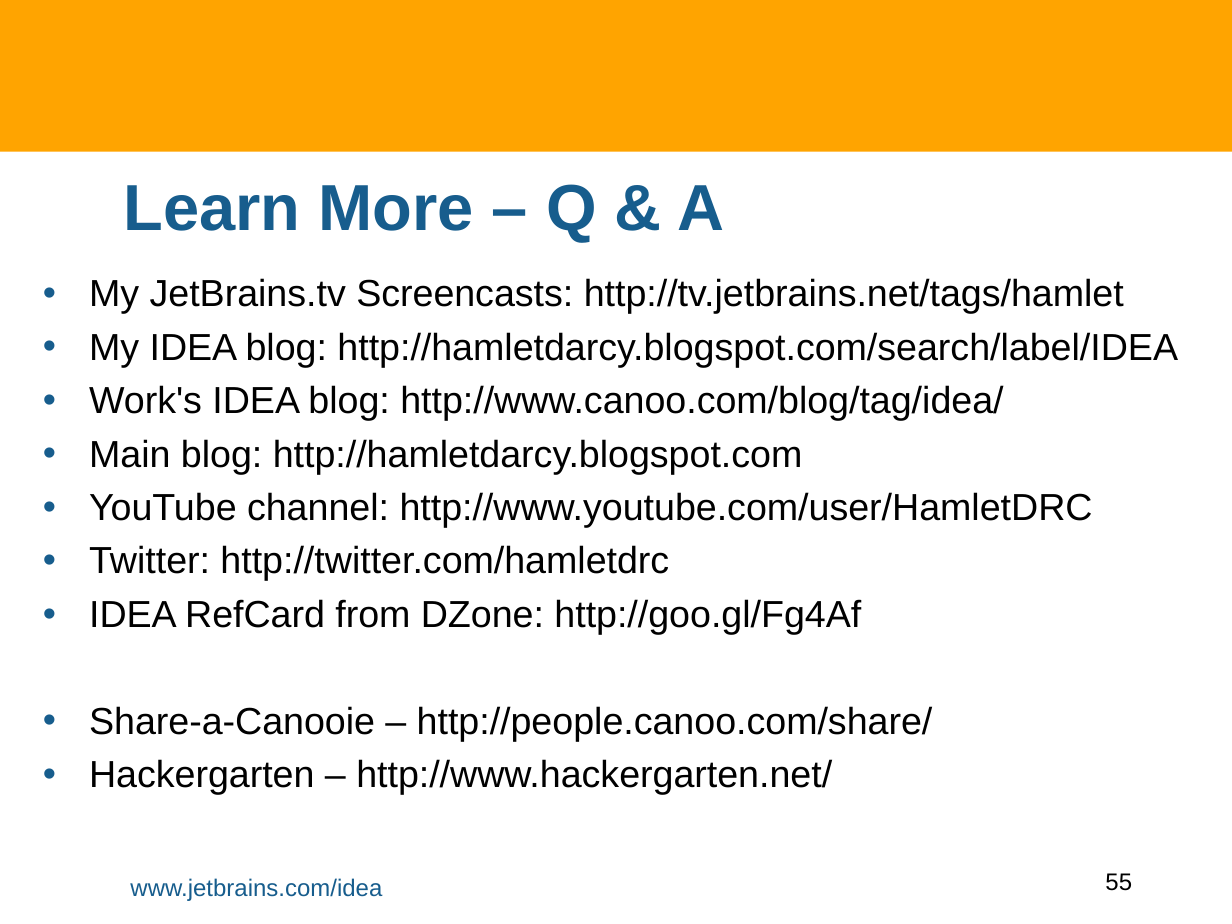
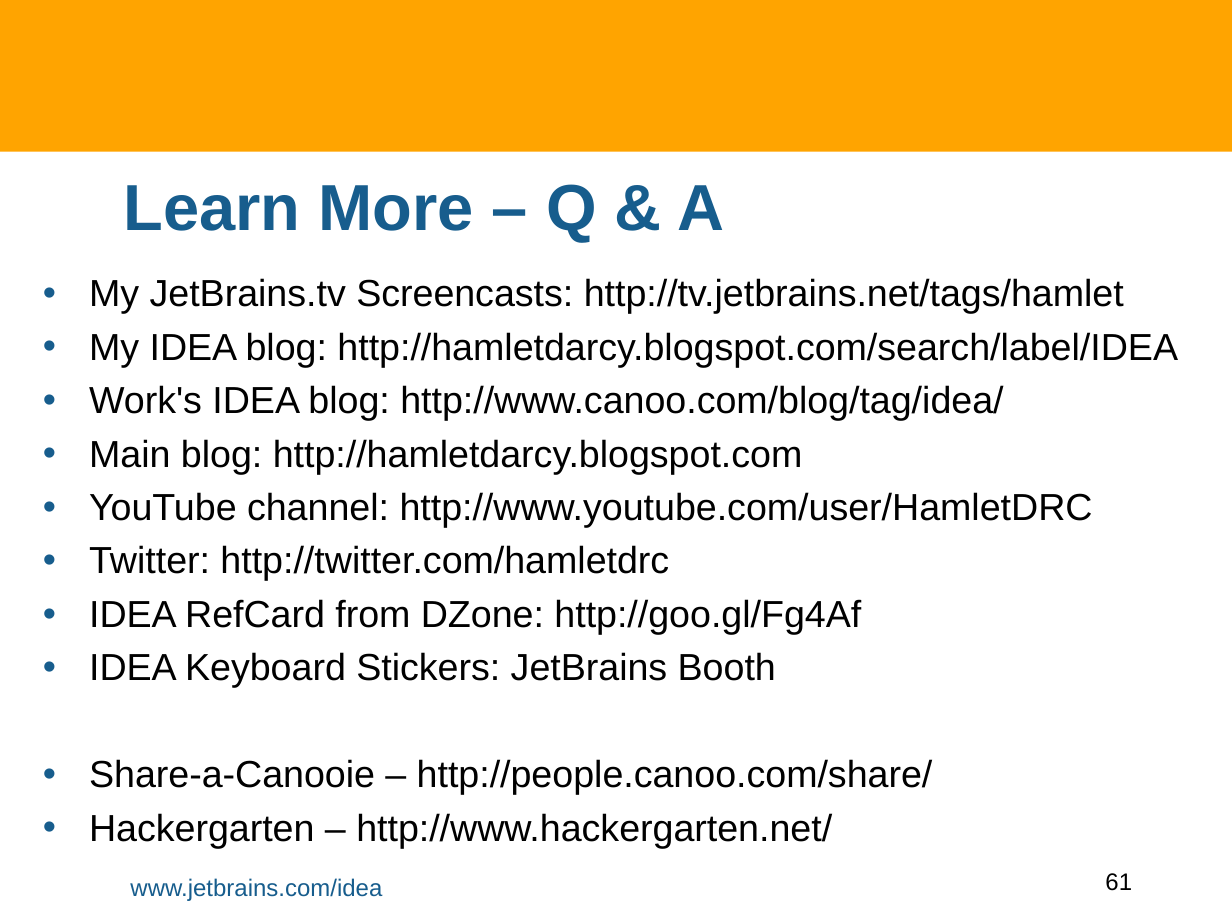
Before and after one commit to HamletDRC/presentations, a slide deck: slide 61 of staticanalysis/StaticAnalysisInIDEA.odp (slide 55 before the commit). Drawn at 1232x924 pixels with LibreOffice and Linux fonts; fonts in the diff are those of the drawing; background and template pictures are left out. Boxes give left, top, right and bottom in pixels: in the first picture for what was removed or moved away, otherwise in the second. Text is boxed around its words. In the diff, an @@ line names an element or a change of style, - is before the commit and + after.

```diff
--- a/staticanalysis/StaticAnalysisInIDEA.odp
+++ b/staticanalysis/StaticAnalysisInIDEA.odp
@@ text at bbox=[89, 652, 776, 688]: paragraph added @@
+• IDEA Keyboard Stickers: JetBrains Booth
@@ page number at bbox=[1105, 873, 1132, 891]: text changed @@
-55
+61
```
Also in this commit, not shown: 6 slides added.
